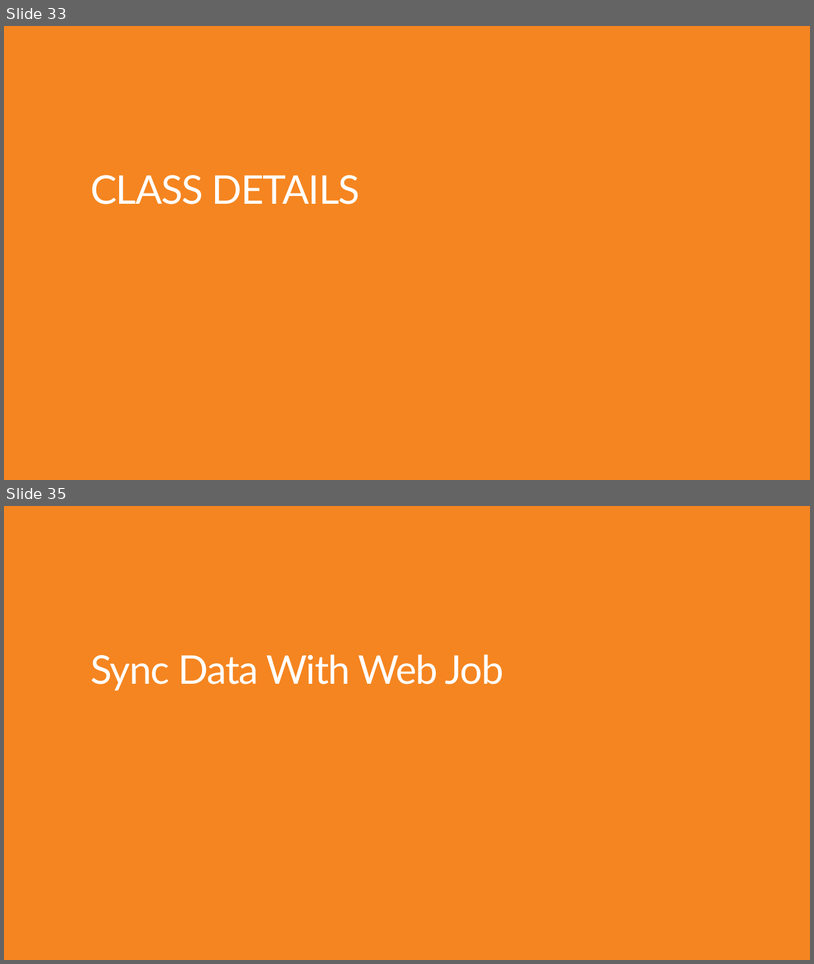
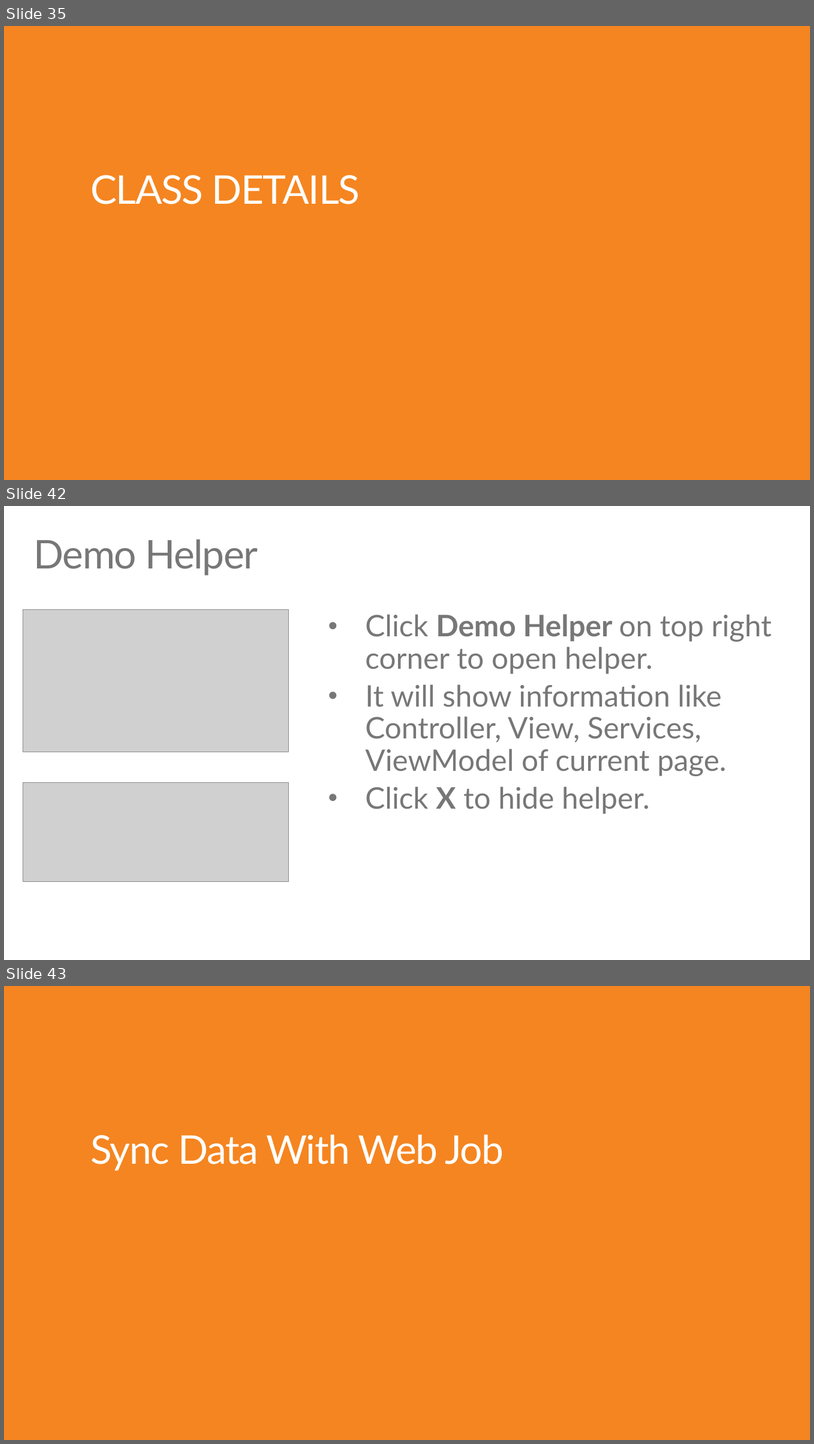
Before and after one commit to TJVering/EDUGraphAPI, a slide deck: EDU GRAPH-API Demo Script.pptx. Shown one above the other, each under a label of ours: slides 33 and 35 before the commit, slides 35, 42 and 43 after it; the slides between them are not shown. The pictures are 814x964 and 814x1444 pixels, drawn with LibreOffice and Linux fonts; fonts in the diff are those of the drawing; grey boxes stand for pictures. Boxes give left, top, right and bottom in pixels: in the first picture for what was removed or moved away, otherwise in the second. Text is boxed around its words. In the diff, an @@ line names an element or a change of style, - is before the commit and + after.

```diff
--- a/EDU GRAPH-API Demo Script.pptx
+++ b/EDU GRAPH-API Demo Script.pptx
@@ slide 42 added at (4,506,810,960), background #FFFFFF @@
@@ title added at (33,539,258,576), 48 pt, text #777778 @@
+Demo Helper
@@ picture added at (23,610,288,751) @@
@@ text added at (365,614,772,814), 36 pt, text #777778 @@
+• Click Demo Helper on top right corner to open helper.
+• It will show information like Controller, View, Services, ViewModel of current page.
+• Click X to hide helper.
@@ picture added at (23,783,288,882) @@
@@ what was slide 33 is now slide 35 @@
@@ what was slide 35 is now slide 43 @@
```
Also in this commit, not shown: 10 slides changed, 10 other slides added, 3 slides removed, 27 other files.
